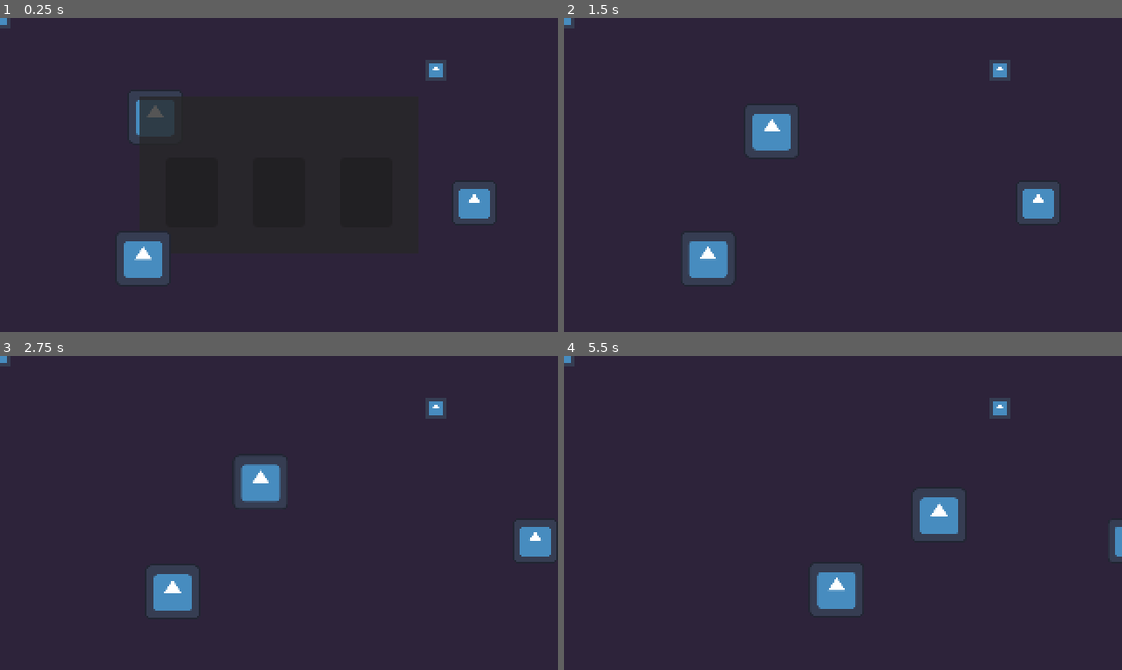
Above: before the commit, frames 1-4 (two rows, left to right).
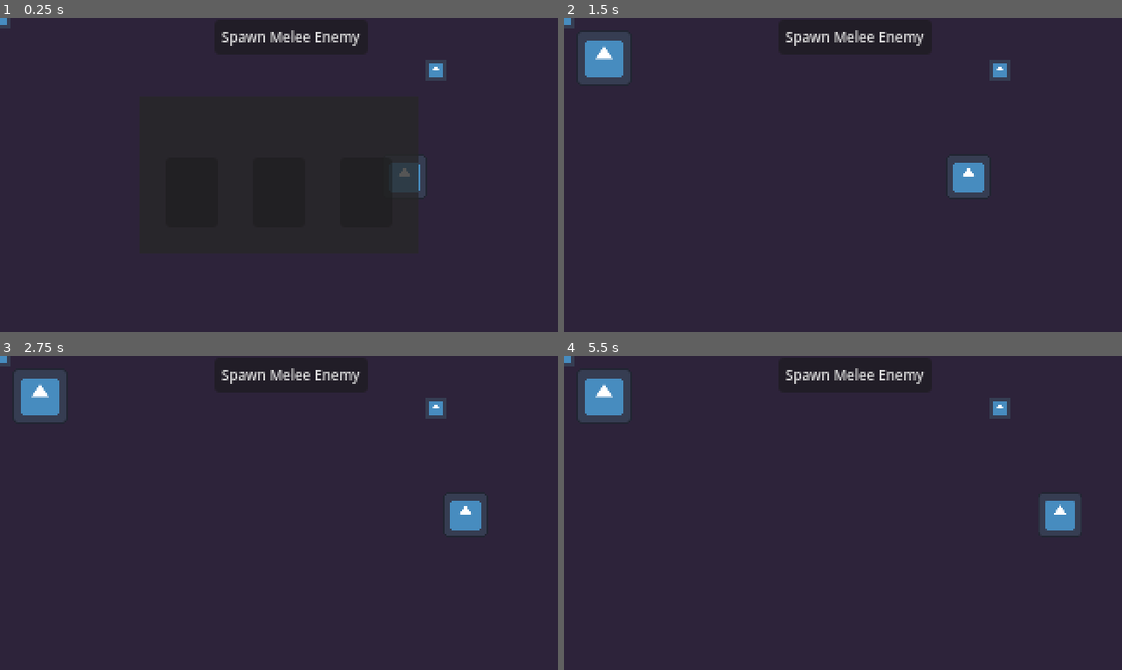
Above: after the commit, the same moments.

Repository: TobiasTV49/Informatica-Eindopdracht
Game: Godot game, scene res://Functionality/Scenes/main.tscn
Same seed, same stepped clock (60 frames per second), same inputs: the game is played once before the commit and once after it. The engine's default icon, where the game draws it, is replaced by a stand-in: a white triangle on a blue panel in a dark square.
Inputs (mouse positions are in pixels of both pictures, inside the frame that each line leads up to):
- Up to frame 1 (0.25 s): no input
- Up to frame 2 (1.5 s): click (854, 36) at 0.5 s, where only the run after the commit has a clickable "Spawn Melee Enemy"; click (753, 193) at 1.25 s
- Up to frame 3 (2.75 s): hold Right (right) from 2.03 s (still down)
- Up to frame 4 (5.5 s): release Right (right) at 2.78 s; hold Down (down) 2.78-3.53 s; hold Right (right) 3.53-4.28 s; hold Up (up) 4.28-5.03 s; hold Left (left) from 5.03 s (still down)

The runs differ from the first frame. In frame 1, 4.8% of the frame differs, in the area x 20-89%, y 3-85%; in frame 2, 7.1%, in the area x 2-89%, y 3-85%; in frame 3, 7.0%; in frame 4, 6.3%.

Commit message:
iets met de enemy, maar werkt eigenlijk niet
Is meer broken dan toen ik begon, sorry

Diff:
--- a/Functionality/Scenes/SpellMenu.tscn
+++ b/Functionality/Scenes/SpellMenu.tscn
@@ -14,12 +14,14 @@
 color = Color(0.151276, 0.151276, 0.151276, 1)
 
 [node name="Spell1" type="Button" parent="SpellMenu_BG"]
+layout_mode = 0
 offset_left = 15.0
 offset_top = 35.0
 offset_right = 45.0
 offset_bottom = 75.0
 
 [node name="Spell2" type="Button" parent="SpellMenu_BG"]
+layout_mode = 0
 offset_left = 65.0
 offset_top = 35.0
 offset_right = 95.0
--- a/Functionality/Scenes/enemy.tscn
+++ b/Functionality/Scenes/enemy.tscn
@@ -1,6 +1,6 @@
 [gd_scene load_steps=5 format=3 uid="uid://dlsjc0570kmji"]
 
-[ext_resource type="Script" path="res://Functionality/Scripts/enemy_body.gd" id="1_jfa1j"]
+[ext_resource type="Script" path="res://Functionality/Scripts/melee_enemy.gd" id="1_jfa1j"]
 [ext_resource type="Texture2D" uid="uid://c4snuhiqix0ih" path="res://icon.svg" id="1_oxsr4"]
 
 [sub_resource type="RectangleShape2D" id="RectangleShape2D_3gphb"]
@@ -9,7 +9,7 @@
 [sub_resource type="CircleShape2D" id="CircleShape2D_gcqi8"]
 radius = 38.0
 
-[node name="EnemyBody" type="CharacterBody2D"]
+[node name="melee_enemy" type="CharacterBody2D" groups=["enemies"]]
 position = Vector2(23, 23)
 script = ExtResource("1_jfa1j")
 
@@ -30,3 +30,4 @@
 
 [connection signal="body_entered" from="AttackRange" to="." method="_on_attack_range_body_entered"]
 [connection signal="body_exited" from="AttackRange" to="." method="_on_attack_range_body_exited"]
+[connection signal="timeout" from="Attacktimer" to="." method="_on_attacktimer_timeout"]
--- a/Functionality/Scenes/main.tscn
+++ b/Functionality/Scenes/main.tscn
@@ -1,11 +1,9 @@
-[gd_scene load_steps=7 format=3 uid="uid://2bkx1y5hcu02"]
+[gd_scene load_steps=5 format=3 uid="uid://2bkx1y5hcu02"]
 
-[ext_resource type="PackedScene" uid="uid://dlsjc0570kmji" path="res://Functionality/Scenes/enemy.tscn" id="1_hes87"]
 [ext_resource type="Script" path="res://Functionality/Scripts/main.gd" id="1_oydpu"]
 [ext_resource type="PackedScene" uid="uid://ghvrtut8se0h" path="res://Functionality/Scenes/player.tscn" id="2_d5emv"]
 [ext_resource type="PackedScene" uid="uid://d4h3a3t6r5e0v" path="res://Functionality/Scenes/bullet.tscn" id="4_44lj5"]
 [ext_resource type="PackedScene" uid="uid://bxotcyclcovoj" path="res://Functionality/Scenes/SpellMenu.tscn" id="5_ipgrs"]
-[ext_resource type="PackedScene" uid="uid://53grnwnr4rie" path="res://Functionality/Scenes/ranged_enemy.tscn" id="6_e8do6"]
 
 [node name="Main" type="Node2D"]
 script = ExtResource("1_oydpu")
@@ -15,11 +13,8 @@
 offset_bottom = 180.0
 color = Color(0.178436, 0.138157, 0.228629, 1)
 
-[node name="EnemyBody" parent="." instance=ExtResource("1_hes87")]
-position = Vector2(83, 55)
-
-[node name="Player" parent="." instance=ExtResource("2_d5emv")]
-position = Vector2(272, 106)
+[node name="PlayerBody" parent="." instance=ExtResource("2_d5emv")]
+position = Vector2(232, 91)
 
 [node name="Area2D" parent="." instance=ExtResource("4_44lj5")]
 position = Vector2(250, 30)
@@ -27,7 +22,16 @@
 [node name="SpellMenu" parent="." instance=ExtResource("5_ipgrs")]
 visible = false
 
-[node name="EnemyBody2" parent="." instance=ExtResource("6_e8do6")]
-position = Vector2(76, 139)
+[node name="Bullet" parent="." instance=ExtResource("4_44lj5")]
 
-[node name="Bullet" parent="." instance=ExtResource("4_44lj5")]
+[node name="Button" type="Button" parent="."]
+offset_left = 123.0
+offset_top = 1.0
+offset_right = 211.0
+offset_bottom = 21.0
+theme_override_font_sizes/font_size = 8
+text = "Spawn Melee Enemy"
+
+[node name="Enemies" type="Node2D" parent="."]
+
+[connection signal="pressed" from="Button" to="." method="_on_button_pressed"]
--- a/Functionality/Scripts/main.gd
+++ b/Functionality/Scripts/main.gd
@@ -1,6 +1,6 @@
 extends Node2D
-@onready var player: CharacterBody2D = $Player
-
+@onready var player: CharacterBody2D = $PlayerBody
+const MELEE_ENEMY = preload("res://Functionality/Scenes/enemy.tscn")
 
 # Called when the node enters the scene tree for the first time.
 func _ready() -> void:
@@ -11,8 +11,13 @@
 func _process(delta: float) -> void:
 	if Global.player_health <= 0 and Global.player_death == false: #player is about to die
 		Global.player_death = true
-		player.queue_free()
+		#player.queue_free()
 	if Global.WaveCompleted == true:
 		$SpellMenu.show()
 	else:
 		$SpellMenu.hide()
+
+
+func _on_button_pressed() -> void:
+	var melee_enemy = MELEE_ENEMY.instantiate()
+	$Enemies.add_child(melee_enemy)
--- a/Functionality/Scripts/enemy_body.gd
+++ b/Functionality/Scripts/melee_enemy.gd
@@ -1,9 +1,10 @@
 extends CharacterBody2D
 
 var attacking
-@onready var player: CharacterBody2D = $"../Player"
+@onready var player: CharacterBody2D = $PlayerBody
 
 const SPEED = 25
+var damage = 10
 
 func _ready() -> void:
 	attacking = false
@@ -11,10 +12,11 @@
 func _physics_process(delta: float) -> void:
 	if Global.player_death == false:
 		#look_at(player.position)
-		if attacking == false:
-			velocity = (player.position - position).normalized() * SPEED
-		else:
-			velocity = Vector2(0, 0)
+		print(player)
+		#if attacking == false:
+		#	velocity = (player.position - position).normalized() * SPEED
+		#else:
+		#	velocity = Vector2(0, 0)
 
 	move_and_slide()
 
@@ -32,3 +34,4 @@
 
 func _on_attacktimer_timeout() -> void:
 	print("meleeAttack")
+	Global.player_health -= damage
